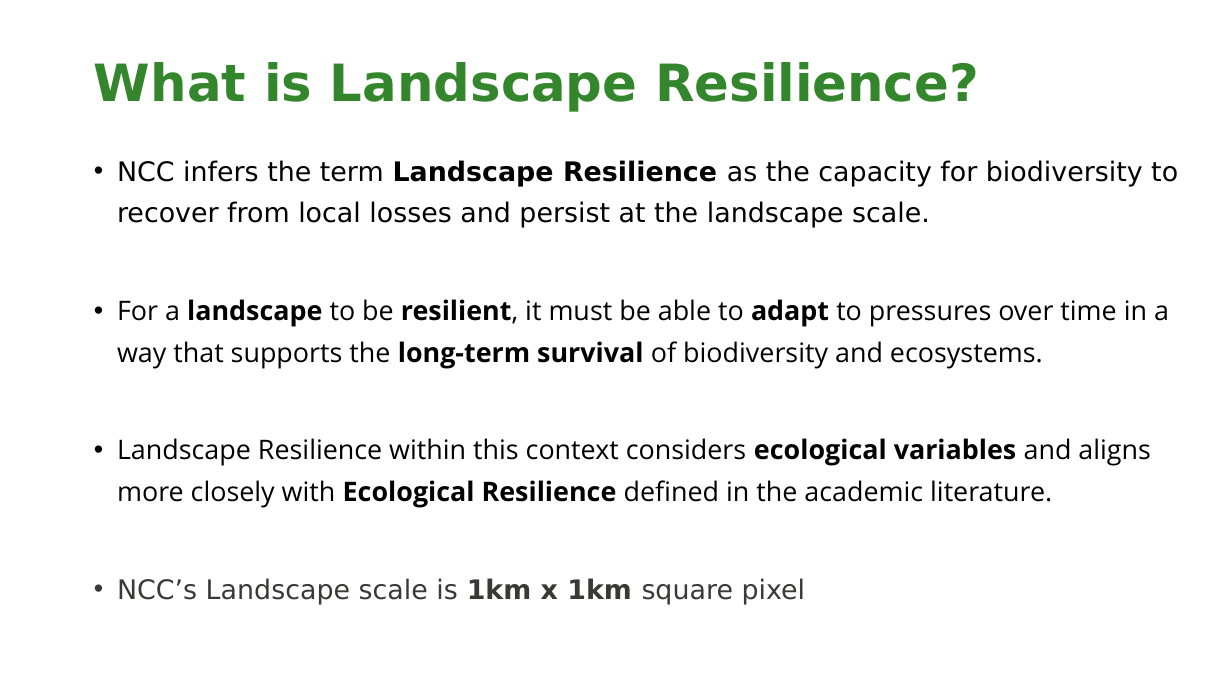
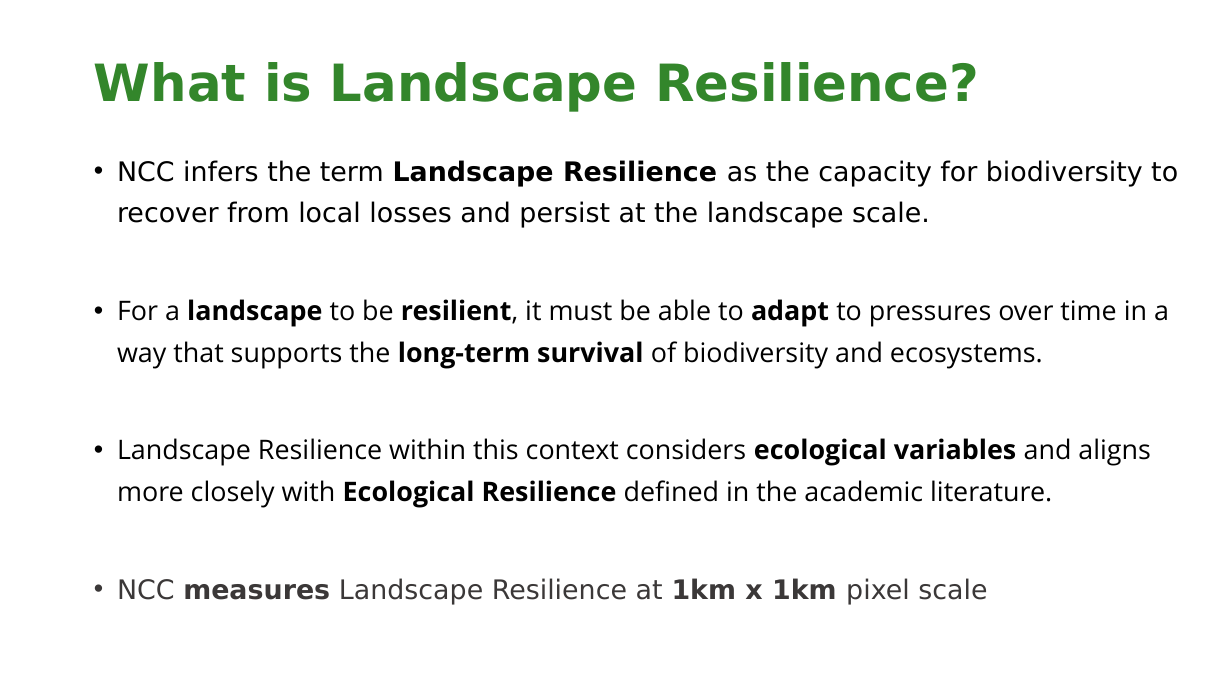
Before and after one commit to NCC-CNC/RI-proto, a slide deck: slide 2 of www/LANDSCAPE_RESILIENCE.pptx. Drawn at 1232x693 pixels with LibreOffice and Linux fonts; fonts in the diff are those of the drawing; background and template pictures are left out. Boxes give left, top, right and bottom in pixels: in the first picture for what was removed or moved away, otherwise in the second. Text is boxed around its words. In the diff, an @@ line names an element or a change of style, - is before the commit and + after.

```diff
--- a/www/LANDSCAPE_RESILIENCE.pptx
+++ b/www/LANDSCAPE_RESILIENCE.pptx
@@ text at box(117, 578, 987, 604): text changed @@
-• NCC’s Landscape scale is 1km x 1km square pixel
+• NCC measures Landscape Resilience at 1km x 1km pixel scale
```
Also in this commit, not shown: 1 other slide changed, 1 other file.
